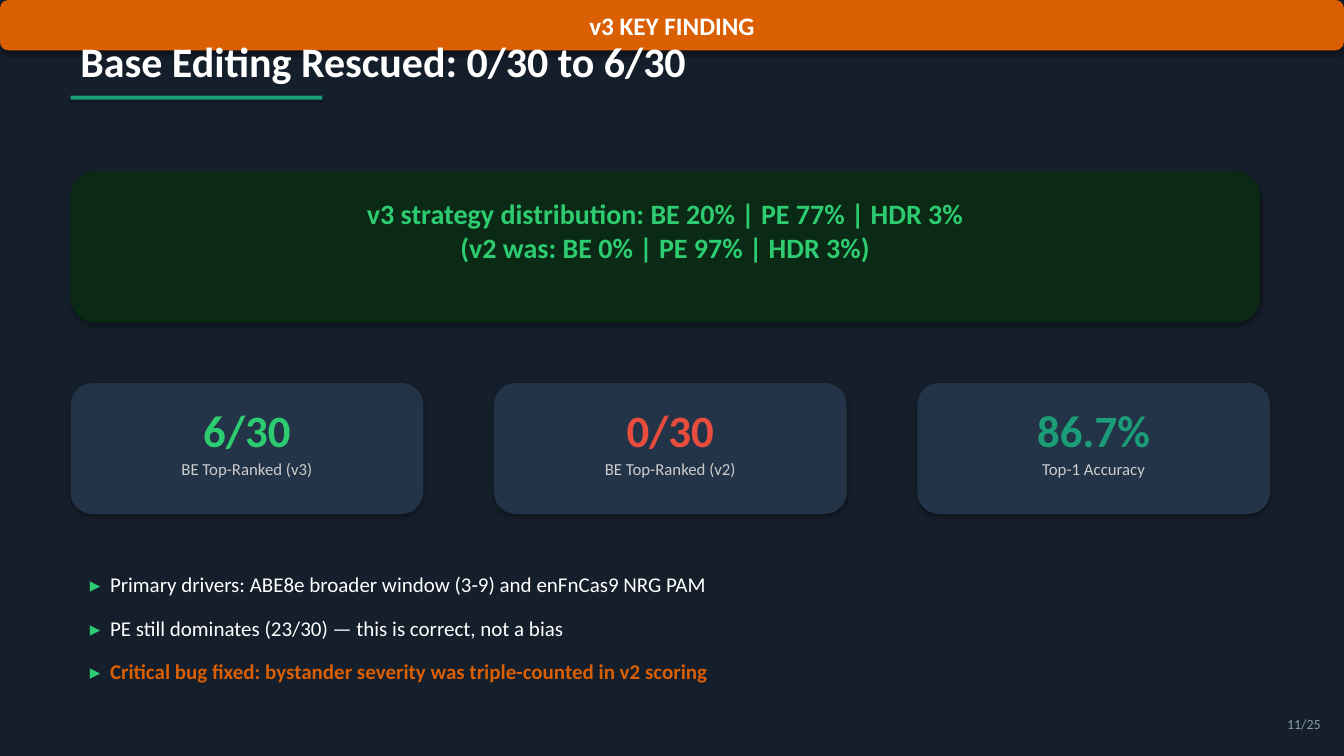
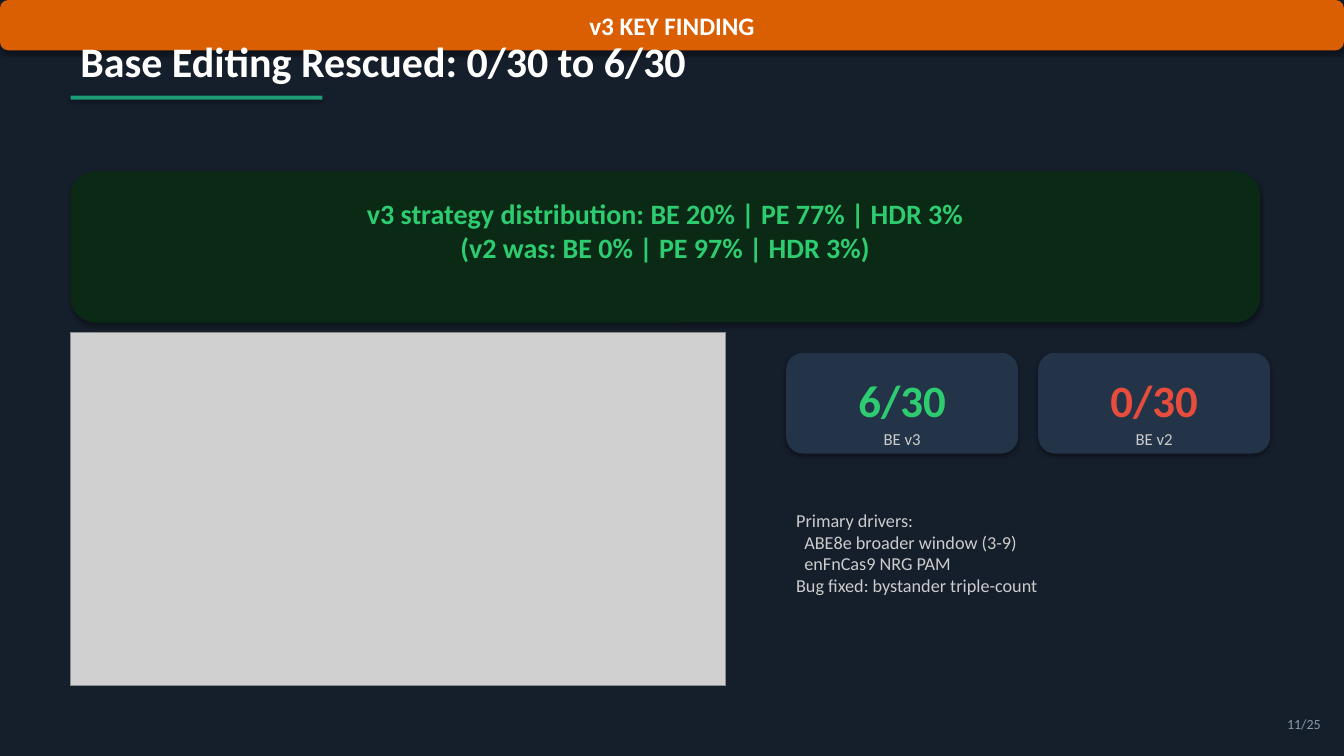
Before and after one commit to visvikbharti/CRISPRArchitect, a slide deck: slide 11 of paper/CRISPRArchitect_v3_LabMeeting.pptx. Drawn at 1344x756 pixels with LibreOffice and Linux fonts; fonts in the diff are those of the drawing; grey boxes stand for pictures. Boxes give left, top, right and bottom in pixels: in the first picture for what was removed or moved away, otherwise in the second. Text is boxed around its words. In the diff, an @@ line names an element or a change of style, - is before the commit and + after.

```diff
--- a/paper/CRISPRArchitect_v3_LabMeeting.pptx
+++ b/paper/CRISPRArchitect_v3_LabMeeting.pptx
@@ picture added at <box>71,333,726,686</box> @@
@@ rounded rectangle added at <box>786,353,1018,454</box>, fill #233448 @@
@@ rounded rectangle: place and size @@
-rounded rectangle at <box>918,383,1270,514</box>
+rounded rectangle at <box>1038,353,1270,454</box>
@@ rounded rectangle removed at <box>71,383,423,514</box> @@
@@ rounded rectangle removed at <box>494,383,847,514</box> @@
@@ text "6/30": place and size @@
-text "6/30" at <box>203,415,290,449</box>
+text "6/30" at <box>858,385,945,419</box>
@@ text "0/30": place and size @@
-text "0/30" at <box>627,415,714,449</box>
+text "0/30" at <box>1110,385,1197,419</box>
@@ text removed at <box>1037,416,1150,447</box> @@
-86.7%
@@ text at <box>884,434,921,445</box>: text changed @@
-BE Top-Ranked (v3)
+BE v3
@@ text at <box>1136,434,1173,445</box>: text changed @@
-BE Top-Ranked (v2)
+BE v2
@@ text removed at <box>1042,464,1145,478</box> @@
-Top-1 Accuracy
@@ text at <box>796,514,1037,595</box>: text changed; size 15 to 13 pt; text colour #FFFFFF to #CCCCCC @@
-▸ Primary drivers: ABE8e broader window (3-9) and enFnCas9 NRG PAM
-▸ PE still dominates (23/30) — this is correct, not a bias
-▸ Critical bug fixed: bystander severity was triple-counted in v2 scoring
+Primary drivers:
+ABE8e broader window (3-9)
+enFnCas9 NRG PAM
+Bug fixed: bystander triple-count
```
Also in this commit, not shown: 5 other slides changed, 50 other files.
